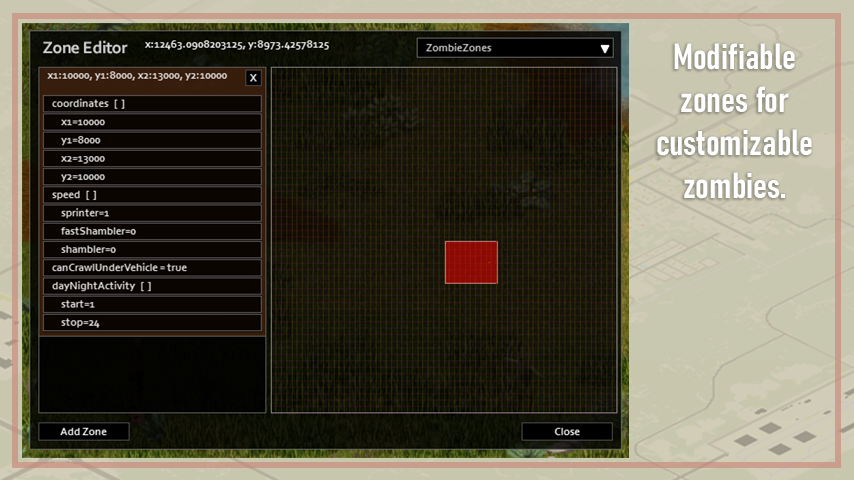
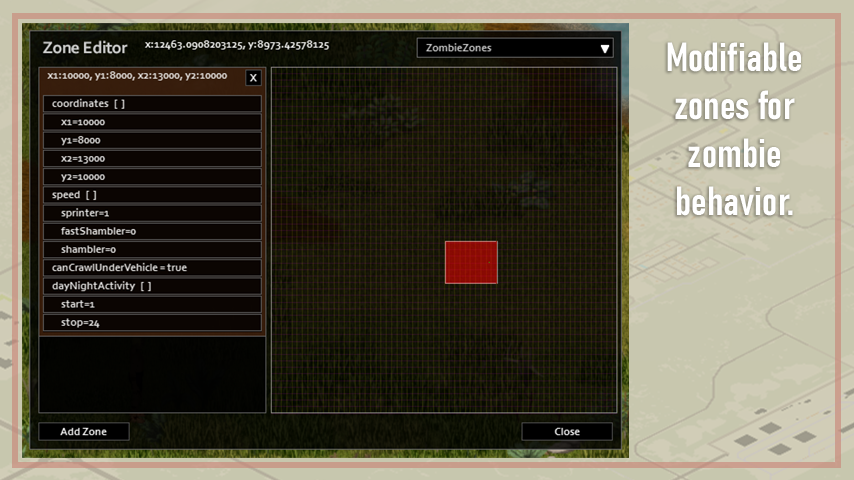
Comparing the layer stacks of the two 854 x 480 images. Changes:
painted on "ZombieZones" over left=657, top=42, right=812, bottom=216
